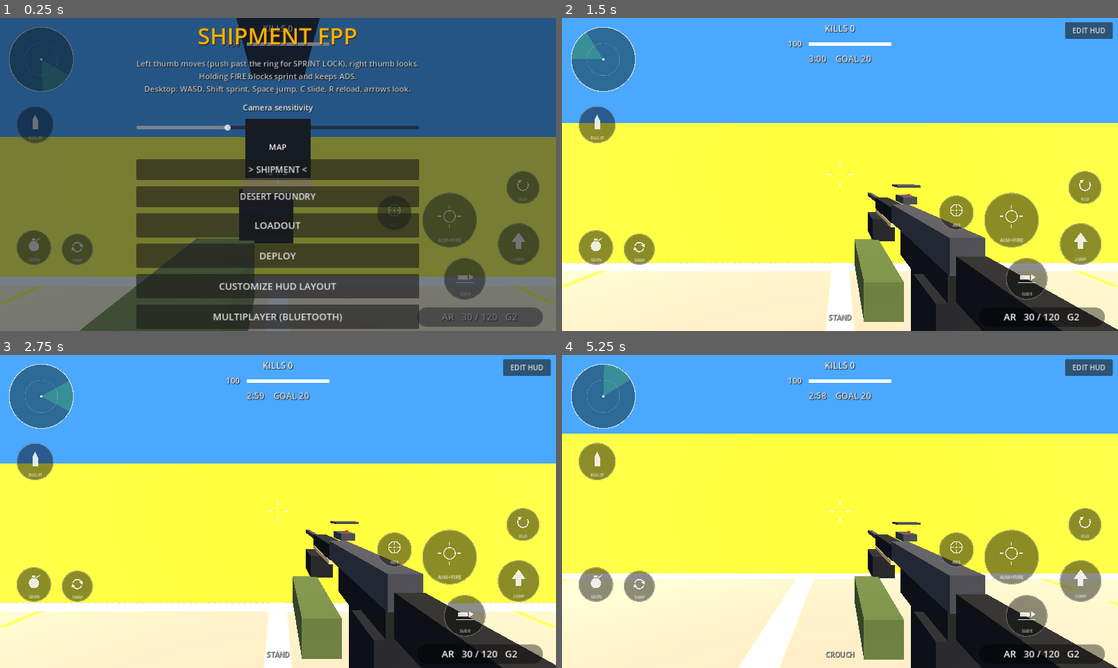
Above: before the commit, frames 1-4 (two rows, left to right).
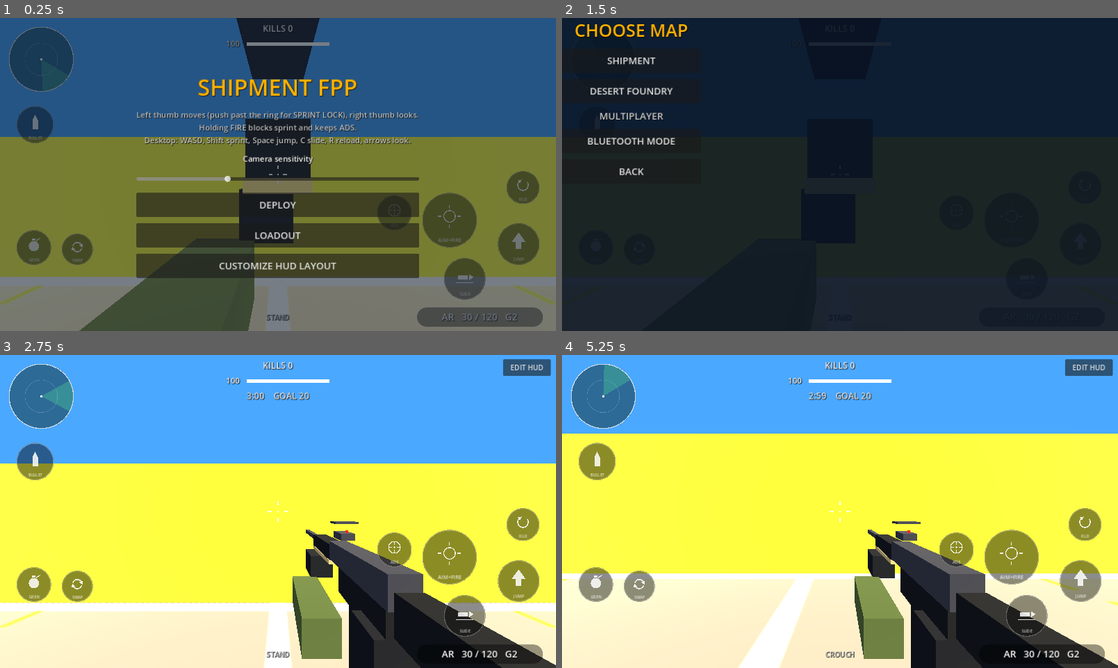
Above: after the commit, the same moments.

Repository: Goated-max/shipment-fpp
Game: Godot game, scene res://scenes/main.tscn
Same seed, same stepped clock (60 frames per second), same inputs: the game is played once before the commit and once after it.
Inputs (mouse positions are in pixels of both pictures, inside the frame that each line leads up to):
- Up to frame 1 (0.25 s): no input
- Up to frame 2 (1.5 s): click (840, 168) at 0.5 s, where only the run before the commit has a clickable "> SHIPMENT <"; click "DEPLOY" at 1.25 s
- Up to frame 3 (2.75 s): click (66, 398) at 2 s, where only the run after the commit has a clickable "SHIPMENT"
- Up to frame 4 (5.25 s): click "EDIT HUD" at 2.75 s; click "RESET DEFAULT" at 3.5 s; click "DONE / SAVE" at 4.25 s; move the mouse to (962, 495) at 5.02 s; hold D from 5.03 s (still down); tap C at 5.1 s; click (962, 495) at 5.17 s

The runs differ from the first frame. In frame 1, 21% of the frame differs, in the area x 24-76%, y 3-100%; in frame 2, 96%, in the area x 0-100%, y 0-100%; in frame 3, less than 0.1%; in frame 4, 0.6%.

Commit message:
title screen: DEPLOY opens map chooser, Bluetooth mode below

Diff:
--- a/scripts/hud.gd
+++ b/scripts/hud.gd
@@ -477,27 +477,46 @@
     b.pressed.connect(cb)
     box.add_child(b)
 
-var map_btns := {}     # id -> [Button, label], for the menu's map picker
 var map_sel := "shipment"
-
-func _map_button(box: Control, id: String, text: String) -> void:
-    var b := Button.new()
-    b.focus_mode = Control.FOCUS_NONE
-    b.custom_minimum_size = Vector2(320, 48)
-    b.add_theme_font_size_override("font_size", 20)
-    b.pressed.connect(_pick_map.bind(id))
-    box.add_child(b)
-    map_btns[id] = [b, text]
+var mapsel: ColorRect
 
 func _pick_map(id: String) -> void:
     map_sel = id
-    _refresh_maps()
     map_picked.emit(id)
 
-func _refresh_maps() -> void:
-    for k in map_btns:
-        var v: Array = map_btns[k]
-        (v[0] as Button).text = ("> %s <" % v[1]) if k == map_sel else String(v[1])
+func _play_map(id: String) -> void:
+    _pick_map(id)
+    mapsel.hide()
+    _deploy()
+
+func _open_mapsel() -> void:
+    menu.hide()
+    mapsel.show()
+
+func _close_mapsel() -> void:
+    mapsel.hide()
+    menu.show()
+
+func _open_bt() -> void:
+    mapsel.hide()
+    _open_lobby()
+
+func _build_mapsel() -> void:
+    mapsel = _overlay(Color(0.03, 0.07, 0.13, 0.92))
+    var sc := ScrollContainer.new()
+    sc.set_anchors_and_offsets_preset(Control.PRESET_FULL_RECT)
+    mapsel.add_child(sc)
+    var vb := VBoxContainer.new()
+    vb.size_flags_horizontal = Control.SIZE_SHRINK_CENTER
+    vb.add_theme_constant_override("separation", 14)
+    sc.add_child(vb)
+    _lbl(vb, "CHOOSE MAP", 40, HORIZONTAL_ALIGNMENT_CENTER, Color(1, 0.7, 0))
+    _button_in(vb, "SHIPMENT", _play_map.bind("shipment"))
+    _button_in(vb, "DESERT FOUNDRY", _play_map.bind("desert"))
+    _lbl(vb, "MULTIPLAYER", 22, HORIZONTAL_ALIGNMENT_CENTER, Color(1, 1, 1, 0.8))
+    _button_in(vb, "BLUETOOTH MODE", _open_bt)
+    _button_in(vb, "BACK", _close_mapsel)
+    mapsel.hide()
 
 var loadout: ColorRect
 var lo_vals := {}      # row id -> Label showing the equipped item
@@ -559,15 +578,11 @@
     ss.custom_minimum_size = Vector2(320, 36)
     ss.value_changed.connect(func(v: float) -> void: sens = v)
     mc.add_child(ss)
-    _lbl(mc, "MAP", 18, HORIZONTAL_ALIGNMENT_CENTER)
-    _map_button(mc, "shipment", "SHIPMENT")
-    _map_button(mc, "desert", "DESERT FOUNDRY")
-    _refresh_maps()
+    _button_in(mc, "DEPLOY", _open_mapsel)
     _button_in(mc, "LOADOUT", _open_loadout)
-    _button_in(mc, "DEPLOY", _deploy)
     _button_in(mc, "CUSTOMIZE HUD LAYOUT", _start_edit.bind(true))
-    _button_in(mc, "MULTIPLAYER (BLUETOOTH)", _open_lobby)
     _build_loadout()
+    _build_mapsel()
 
 # ---------- layout (position + scale per element, saved to user://) ----------
 func _rect(id: String) -> Rect2:
